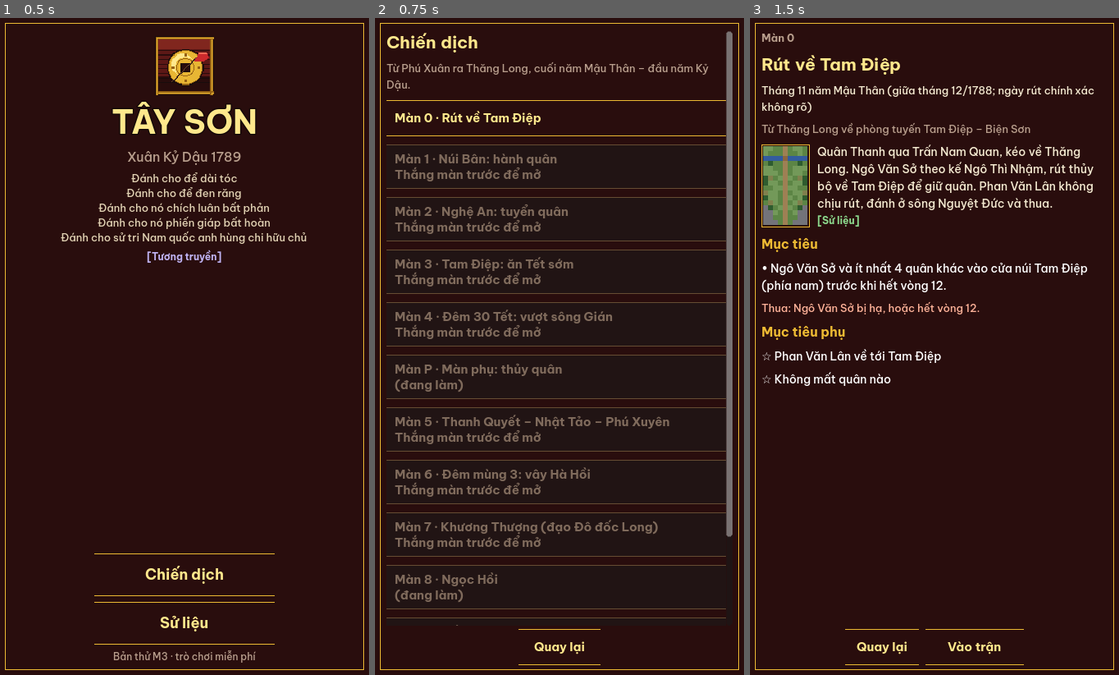
Above: before the commit, frames 1-3 (left to right).
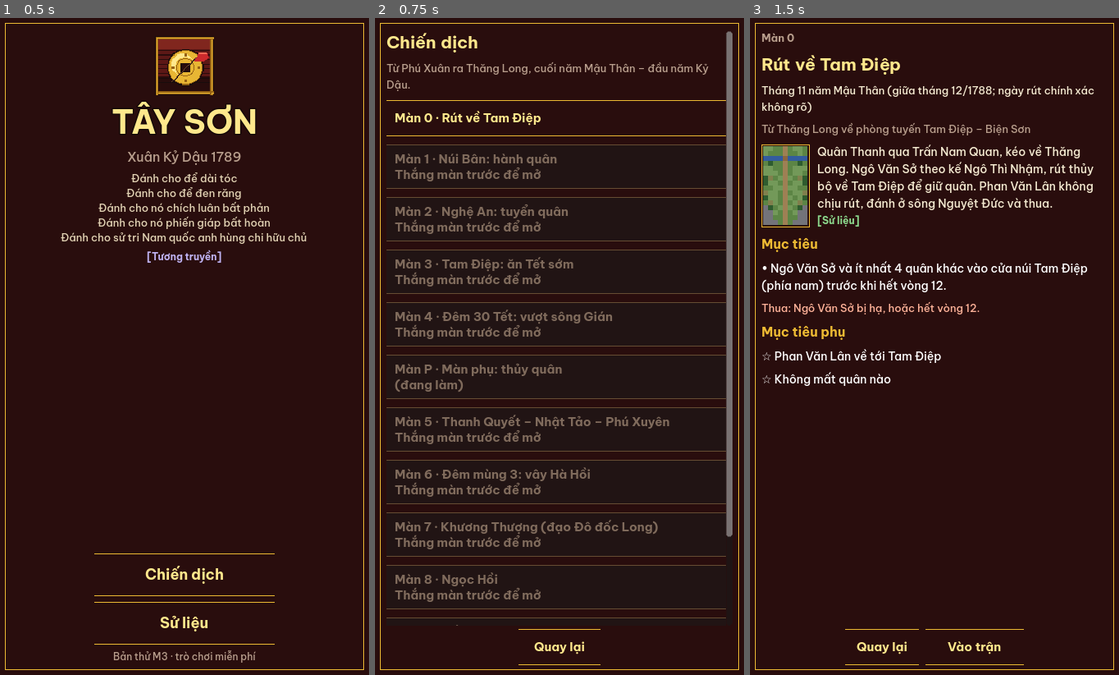
Above: after the commit, the same moments.

Repository: taipv-stringee/asset-gamemaker
Game: Godot game, scene res://scenes/main.tscn
The game is run twice, just before and just after one commit, with the same random seed, the same clock (stepped at 60 frames per second) and the same inputs.
Inputs:
- Up to frame 1 (0.5 s): no input
- Up to frame 2 (0.75 s): click "Chiến dịch" at 0.5 s
- Up to frame 3 (1.5 s): click "Màn 0 · Rút về Tam Điệp" at 1.25 s

Frame 1 is identical in both runs. In frame 2, 0.3% of the frame differs, in the area x 5-45%, y 86-89%; in frame 3, nothing differs.

Commit message:
Màn 8 Ngọc Hồi: mở để chơi thử (chưa có lời giải mẫu)
- Rút lui: đòn đủ hạ thì vẫn hạ (chỉ quân còn sống mới rút); trước đây giữ lại 1 máu làm mỗi quân Thanh cần thêm một đòn
- Màn 8: 12 quân Thanh (tướng rút khi dưới 50 máu, không mua thêm), thêm trống trận cho quân ta; mục tiêu phụ Đầm Mực tính cả
  đê Yên Duyên (theo HLNTC: tàn quân bị phục ở đê rồi dồn xuống đầm)
- Lời giải mẫu: lệnh don_danh (dồn đánh theo cú tốt nhất), cho_khu
- TESTING mục 20–21

Co-Authored-By: Claude Opus 5.5 <noreply@anthropic.com>

Diff:
--- a/games/quang-trung/godot/data/chien_dich.json
+++ b/games/quang-trung/godot/data/chien_dich.json
@@ -52,7 +52,7 @@
   {
    "so": "8",
    "ten": "Ngọc Hồi",
-   "id": "",
+   "id": "m08_ngoc_hoi",
    "mo_sau": [
     "m06_ha_hoi"
    ]
--- a/games/quang-trung/godot/data/missions/m08_ngoc_hoi.json
+++ b/games/quang-trung/godot/data/missions/m08_ngoc_hoi.json
@@ -46,7 +46,7 @@
  ],
  "vang": {
   "tayson": 800,
-  "thanh": 400
+  "thanh": 0
  },
  "khong_thu_nhap": [
   "thanh"
@@ -67,10 +67,7 @@
    "than_cong",
    "moc_thuan"
   ],
-  "thanh": [
-   "truong_mau",
-   "dieu_thuong"
-  ]
+  "thanh": []
  },
  "tam_nhin": 3,
  "rang_sang": 1,
@@ -249,6 +246,58 @@
    [
     9,
     2
+   ],
+   [
+    0,
+    3
+   ],
+   [
+    1,
+    3
+   ],
+   [
+    2,
+    3
+   ],
+   [
+    3,
+    3
+   ],
+   [
+    4,
+    3
+   ],
+   [
+    5,
+    3
+   ],
+   [
+    6,
+    3
+   ],
+   [
+    7,
+    3
+   ],
+   [
+    8,
+    3
+   ],
+   [
+    9,
+    3
+   ],
+   [
+    10,
+    3
+   ],
+   [
+    11,
+    3
+   ],
+   [
+    12,
+    3
    ]
   ],
   "mep_bac": [
@@ -907,8 +956,8 @@
   {
    "khu": "dam_muc",
    "mau": "do",
-   "ten": "Đầm Mực",
-   "ghi": "Đầm Mực: đường rút của quân Thanh về Thăng Long."
+   "ten": "đê Yên Duyên – Đầm Mực",
+   "ghi": "Đê Yên Duyên, Đầm Mực: đường rút của quân Thanh về Thăng Long."
   }
  ],
  "vat_the": [
@@ -1263,6 +1312,12 @@
    "id": "than_cong",
    "phe": "tayson",
    "x": 6,
+   "y": 19
+  },
+  {
+   "id": "trong_tran",
+   "phe": "tayson",
+   "x": 5,
    "y": 19
   },
   {
@@ -1276,7 +1331,7 @@
     7
    ],
    "ban_kinh": 1,
-   "rut_khi_yeu": 30,
+   "rut_khi_yeu": 50,
    "toi_thieu_1": true
   },
   {
@@ -1290,7 +1345,7 @@
     7
    ],
    "ban_kinh": 1,
-   "rut_khi_yeu": 30,
+   "rut_khi_yeu": 50,
    "toi_thieu_1": true
   },
   {
@@ -1304,7 +1359,7 @@
     7
    ],
    "ban_kinh": 1,
-   "rut_khi_yeu": 30,
+   "rut_khi_yeu": 50,
    "toi_thieu_1": true
   },
   {
@@ -1368,19 +1423,6 @@
    "tam": [
     11,
     9
-   ],
-   "ban_kinh": 2,
-   "rut_khi_yeu": 30
-  },
-  {
-   "id": "dang_bai",
-   "phe": "thanh",
-   "x": 4,
-   "y": 10,
-   "ai": "giu_don",
-   "tam": [
-    4,
-    10
    ],
    "ban_kinh": 2,
    "rut_khi_yeu": 30
@@ -1505,7 +1547,7 @@
    "loai": "ha_tren_khu",
    "khu": "dam_muc",
    "n": 3,
-   "ten": "Hạ ít nhất 3 quân Thanh khi chúng đứng ở Đầm Mực"
+   "ten": "Hạ ít nhất 3 quân Thanh ở đê Yên Duyên hay Đầm Mực"
   },
   {
    "loai": "khong_mat_truoc_co",
--- a/games/quang-trung/godot/scripts/core/rules.gd
+++ b/games/quang-trung/godot/scripts/core/rules.gd
@@ -355,7 +355,7 @@
 		var st := damage(c, s["thu"], att.hp)
 		lo = mini(lo, st)
 		hi = maxi(hi, st)
-		if st >= def.hp and not def.toi_thieu_1 and (def.rut_khi_yeu == 0 or def.ai_mode == "rut_lui"):
+		if st >= def.hp and not def.toi_thieu_1:
 			kills += 1
 		n += 1
 	var out := {"st_min": lo, "st_max": hi, "ti_le_ha": float(kills) / float(n),
@@ -374,9 +374,9 @@
 	u.hp = maxi(0, u.hp - st)
 	if u.toi_thieu_1 and u.hp < 1:
 		u.hp = 1
-	# Lần đầu tụt dưới ngưỡng: còn ít nhất 1 máu và chuyển sang Rút lui; đang rút lui thì bị hạ được (02 §14, màn 8).
-	if u.rut_khi_yeu > 0 and u.hp < u.rut_khi_yeu and u.ai_mode != "rut_lui":
-		u.hp = maxi(u.hp, 1)
+	# Còn sống mà máu dưới ngưỡng thì chuyển sang Rút lui (02 §14, màn 8). Đòn đủ hạ thì vẫn hạ: trước đây giữ lại 1 máu
+	# làm mỗi quân Thanh cần thêm một đòn, màn 8 quá khó. Tướng không bị hạ ở màn 8 là nhờ toi_thieu_1.
+	if u.rut_khi_yeu > 0 and u.hp > 0 and u.hp < u.rut_khi_yeu:
 		u.ai_mode = "rut_lui"
 
 
--- a/games/quang-trung/godot/tests/loi_giai.gd
+++ b/games/quang-trung/godot/tests/loi_giai.gd
@@ -19,6 +19,9 @@
 ##   ai_giu                    như "ai_khong_mua" và máy cũng không chiếm ô (để hoãn điều kiện chuyển giai đoạn)
 ##   ai                        để máy (SimpleAI) đi nốt các quân ta còn lại trong lượt này
 ##   rut TX TY                 mọi quân ta chưa đi làm "toi" về (TX, TY), quân gần đích đi trước
+##   cho_khu X0 Y0 X1 Y1       mọi quân ta chưa đi đứng trong khung thì chờ tại chỗ
+##   don_danh [N [X0 Y0 X1 Y1]]  (có khung: chỉ đánh quân địch đứng trong khung) dồn đánh: lặp lại, chọn trong mọi quân ta chưa đi (trừ tướng chính) cú đánh tốt nhất (hạ được trước,
+##                             rồi quân địch đã yếu), tối đa N cú (mặc định hết); dừng khi không còn cú đáng đánh
 ##   chiem_neu LOAI TX TY      quân ta đầu tiên thuộc LOAI chưa đi: đi tới (TX, TY) được trong lượt này thì đi rồi chiếm, không thì thôi
 ##   ai_huong TX TY [X0 Y0 X1 Y1]  như "ai_khong_mua" nhưng quân ta nhắm (TX, TY) (vẫn đánh dọc đường, không lui hồi máu);
 ##                             có khung thì chỉ quân đang đứng trong khung (X0..X1, Y0..Y1) đi
@@ -102,6 +105,44 @@
 					ev.append_array(step)
 				SimpleAI.allow_recruit = true
 				SimpleAI.allow_capture = true
+			"cho_khu":
+				var cbox := Rect2i(int(w[1]), int(w[2]), int(w[3]) - int(w[1]) + 1, int(w[4]) - int(w[2]) + 1)
+				for cu2 in s.units_of(s.current_faction()):
+					if not cu2.done and cbox.has_point(cu2.pos):
+						ev.append_array(Rules.cmd_wait(s, cu2))
+			"don_danh":
+				var limit := int(w[1]) if w.size() > 1 else 99
+				var tbox := Rect2i(int(w[2]), int(w[3]), int(w[4]) - int(w[2]) + 1, int(w[5]) - int(w[3]) + 1) if w.size() >= 6 else Rect2i()
+				for _k in limit:
+					var bu: Unit = null
+					var bp := Vector2i.ZERO
+					var bt: Unit = null
+					var bs := 15.0
+					for au in s.units_of(s.current_faction()):
+						if au.done or au.tuong_chinh:
+							continue
+						var reach := Rules.reachable(s, au)
+						for rp in reach:
+							for tg in Rules.targets_from(s, au, rp, rp != au.pos):
+								if tbox.size != Vector2i.ZERO and not tbox.has_point(tg.pos):
+									continue
+								var fc := Rules.forecast(s, au, rp, tg)
+								var pd: float = (fc["pd_min"] + fc["pd_max"]) / 2.0 if fc["phan_don"] else 0.0
+								var sc: float = fc["ti_le_ha"] * 100.0 + (fc["st_min"] + fc["st_max"]) / 2.0 - pd * 0.8 \
+									+ (100 - tg.hp) * 0.3 - float(reach[rp]["chi_phi"]) * 0.1
+								if sc > bs:
+									bs = sc
+									bu = au
+									bp = rp
+									bt = tg
+					if bu == null or s.result != "":
+						break
+					if bp != bu.pos:
+						ev.append_array(Rules.cmd_move(s, bu, bp))
+					if s.units.has(bu) and bu.pos == bp and s.units.has(bt):
+						ev.append_array(Rules.cmd_attack(s, bu, bt))
+					elif s.units.has(bu) and not bu.done:
+						ev.append_array(Rules.cmd_wait(s, bu))
 			"chiem_neu":
 				var cu: Unit = null
 				for c2 in s.units_of(s.current_faction()):
--- a/games/quang-trung/godot/tests/test_bay.gd
+++ b/games/quang-trung/godot/tests/test_bay.gd
@@ -68,13 +68,16 @@
 
 
 func test_rut_lui(t) -> bool:
-	var s := make([q("voi_chien", "tayson", 2, 2), q("truong_mau", "thanh", 2, 1, {"rut_khi_yeu": 30, "mau": 40})],
+	var s := make([q("hoa_mai", "tayson", 2, 3), q("truong_mau", "thanh", 2, 1, {"rut_khi_yeu": 30, "mau": 60})],
 		{"khu_rut_lui": "bac"})
 	var tm := s.unit_at(Vector2i(2, 1))
-	Rules.cmd_attack(s, s.unit_at(Vector2i(2, 2)), tm)
-	t.check(s.units.has(tm), "lần đầu tụt dưới 30: không bị hạ")
+	Rules.cmd_attack(s, s.unit_at(Vector2i(2, 3)), tm)
+	t.check(s.units.has(tm) and tm.hp < 30, "còn sống, dưới 30 máu")
 	t.eq(tm.ai_mode, "rut_lui", "chuyển sang rút lui")
-	t.eq(Rules.forecast(s, s.unit_at(Vector2i(2, 2)), Vector2i(2, 2), tm)["ti_le_ha"] > 0.0, true, "đang rút lui: hạ được")
+	var s0 := make([q("voi_chien", "tayson", 2, 2), q("truong_mau", "thanh", 2, 1, {"rut_khi_yeu": 30, "mau": 20})])
+	t.check(Rules.forecast(s0, s0.unit_at(Vector2i(2, 2)), Vector2i(2, 2), s0.unit_at(Vector2i(2, 1)))["ti_le_ha"] > 0.0, "đòn đủ hạ thì vẫn hạ")
+	Rules.cmd_attack(s0, s0.unit_at(Vector2i(2, 2)), s0.unit_at(Vector2i(2, 1)))
+	t.eq(s0.units_of("thanh").size(), 0, "bị hạ, không giữ lại 1 máu")
 	Rules.cmd_end_turn(s)
 	var ev := SimpleAI.play_turn(s)
 	t.check(not s.units.has(tm), "rút tới khu mép bắc thì rời bản đồ")
Not shown, changed: games/quang-trung/godot/TESTING.md
